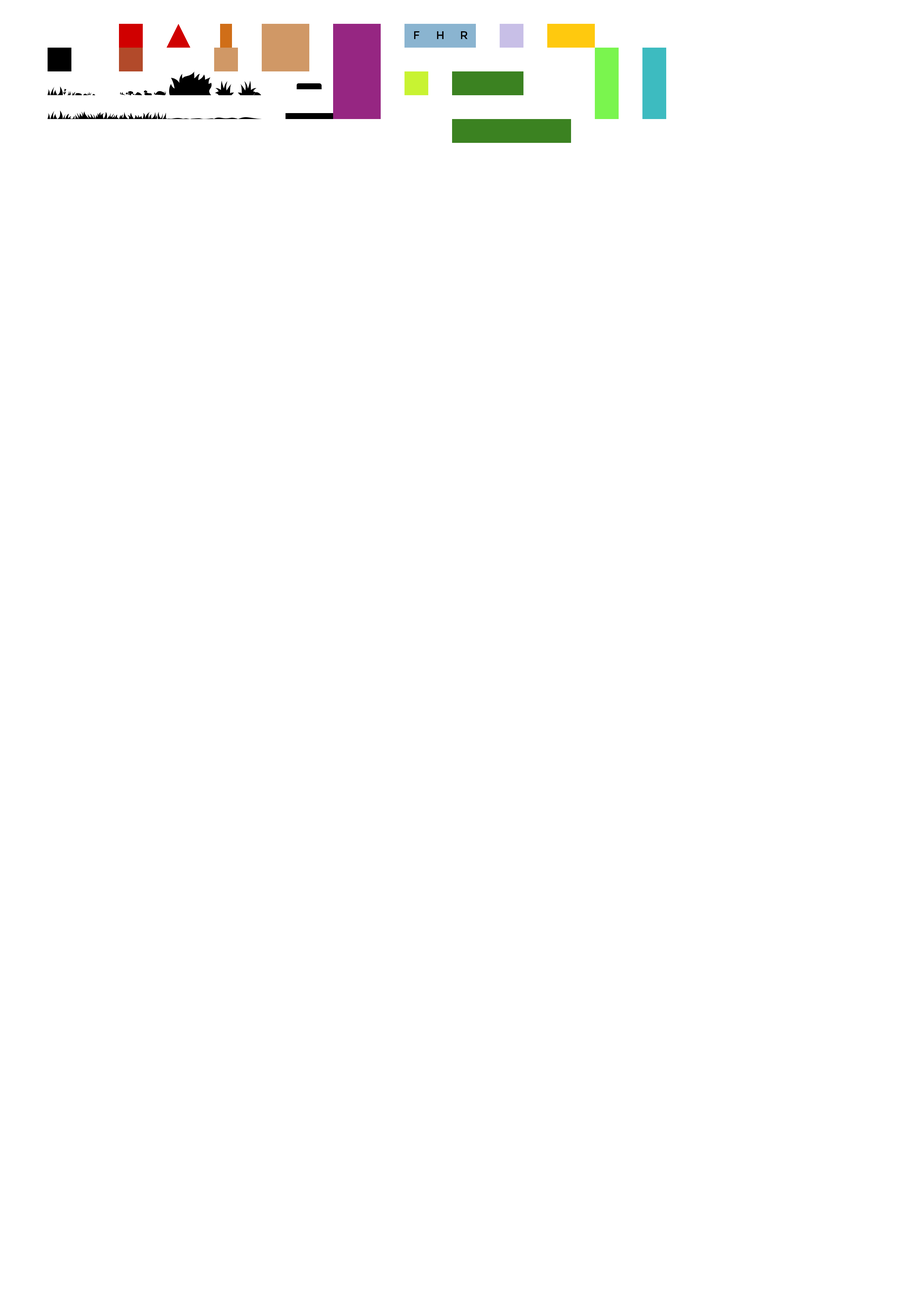
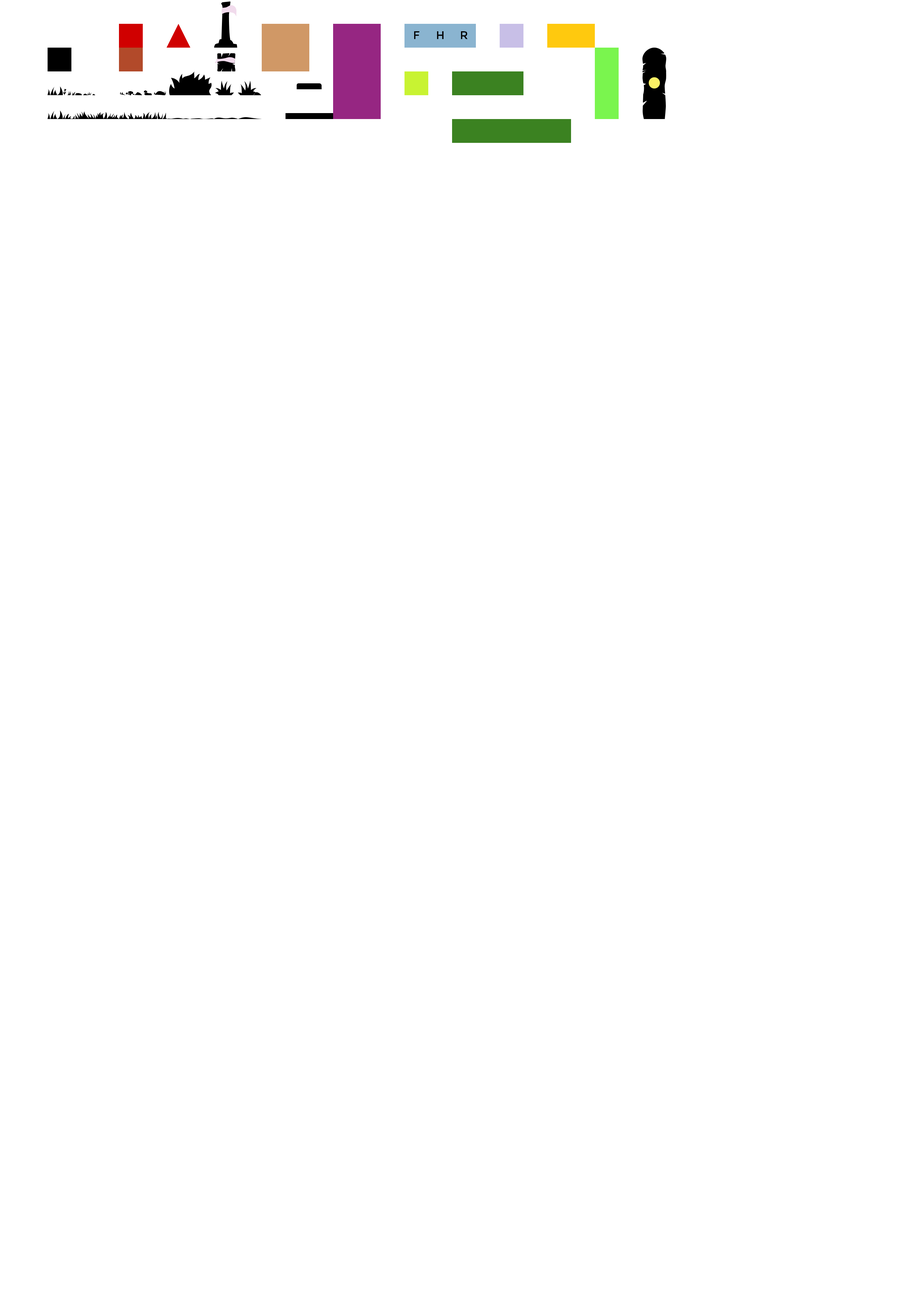
Comparing the layer stacks of the two w=922, h=1305 images. Changes:
removed layer "Rectangle 8" over left=642, top=47, right=667, bottom=120
added layer "Objet dynamique vectoriel" (1st of 22) above "R" over left=642, top=47, right=667, bottom=120
removed layer "Rectangle 2" over left=220, top=23, right=233, bottom=48
added layer "Objet dynamique vectoriel" (2nd of 22) above "Rectangle 1" over left=214, top=1, right=238, bottom=48
removed layer "Rectangle 1" (2nd of 2) over left=214, top=47, right=239, bottom=72
added layer "Objet dynamique vectoriel" (3rd of 22) above "Objet dynamique vectoriel" over left=214, top=53, right=236, bottom=72
